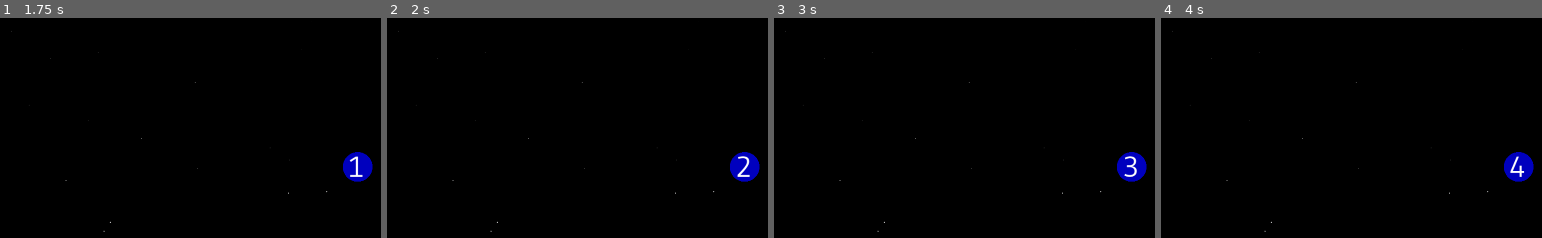
Above: before the commit, frames 1-4 (left to right).
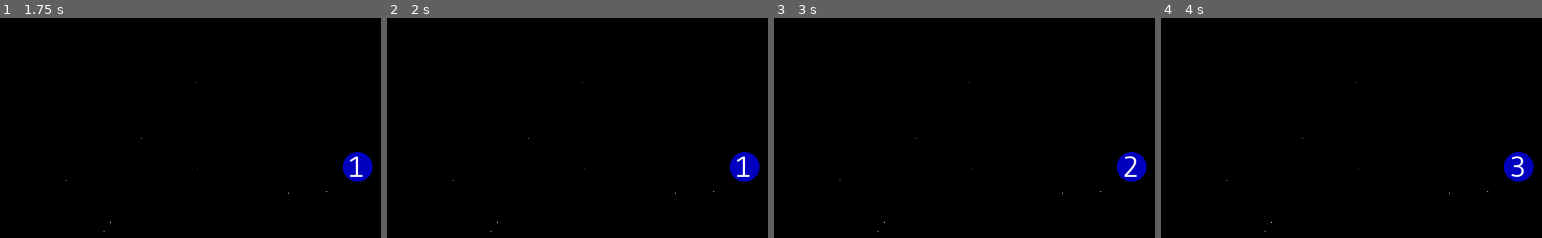
Above: after the commit, the same moments.

Repository: RichardGo9000/InvasionSimulationThirteen
Game: Godot game, scene res://game.tscn
The game is run twice, just before and just after one commit, with the same random seed, the same clock (stepped at 60 frames per second) and the same inputs.
Inputs (mouse positions are % of the whole screen's width and height, from its top left):
- Up to frame 1 (1.75 s): tap Enter at 0.5 s; move the mouse to (97, 84) at 0.52 s; click (97, 84) at 0.6 s; tap Space at 1.25 s; move the mouse to (15, 37) at 1.27 s; click (15, 37) at 1.35 s
- Up to frame 2 (2 s): no input
- Up to frame 3 (3 s): move the mouse to (16, 79) at 2.02 s; click (16, 79) at 2.1 s; tap Enter at 2.75 s; move the mouse to (42, 69) at 2.77 s; click (42, 69) at 2.85 s
- Up to frame 4 (4 s): tap Space at 3.5 s; move the mouse to (79, 64) at 3.52 s; click (79, 64) at 3.6 s
The pictures show only the part of the screen within x 50-100%, y 50-100%; the shares and areas given below are measured in that part.

Frame 1 is identical in both runs. In frame 2, 0.2% of the frame differs, in the area x 91-96%, y 62-73%; in frame 3, 0.1%; in frame 4, 0.2%.

Commit message:
Update Game.gd
added function to subtract departing ships from the source planet

Diff:
--- a/Game.gd
+++ b/Game.gd
@@ -86,8 +86,6 @@
 		destination = planet_id
 		print("destination: ",destination)
 		launch_fleet()
-		_reset_source()
-		_reset_destination()
 
 
 func _reset_source():
@@ -102,6 +100,13 @@
 	return planets[planet_id].ship_count
 
 
+func remove_ships_from_stardock(planet_id, departing_ship_count):
+	planets[planet_id].ship_count -= departing_ship_count
+
+
 func launch_fleet():
 	var ships_in_fleet = get_fleet_size(source)
+	remove_ships_from_stardock(source, ships_in_fleet)
 	print("launching fleet from ",source," to ",destination," with ",ships_in_fleet," ships.")
+	_reset_source()
+	_reset_destination()
